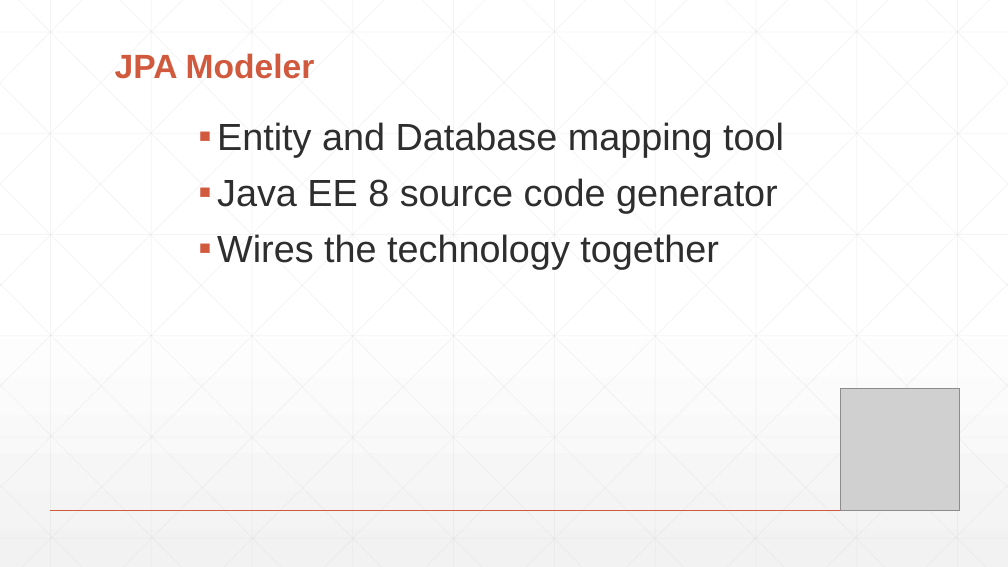
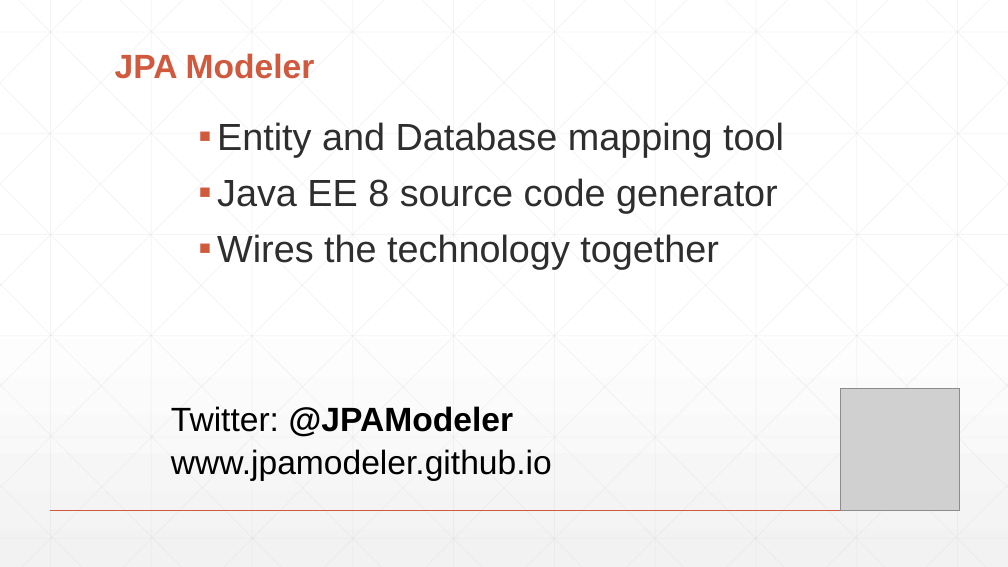
Before and after one commit to jpamodeler/jpamodeler.github.io, a slide deck: slide 1 of resource/presentation/JavaOne SFO - 2016/JPAModeler JavaOne SFO - 2016 - CONF.pptx. Drawn at 1008x567 pixels with LibreOffice and Linux fonts; fonts in the diff are those of the drawing; grey boxes stand for pictures. Boxes give left, top, right and bottom in pixels: in the first picture for what was removed or moved away, otherwise in the second. Text is boxed around its words. In the diff, an @@ line names an element or a change of style, - is before the commit and + after.

```diff
--- a/resource/presentation/JavaOne SFO - 2016/JPAModeler JavaOne SFO - 2016 - CONF.pptx
+++ b/resource/presentation/JavaOne SFO - 2016/JPAModeler JavaOne SFO - 2016 - CONF.pptx
@@ text added at bbox=[171, 406, 513, 437], 32 pt, text #000000, bold @@
+Twitter: @JPAModeler
@@ text added at bbox=[171, 449, 552, 481], 32 pt, text #000000 @@
+www.jpamodeler.github.io
```
Also in this commit, not shown: 2 other files.
